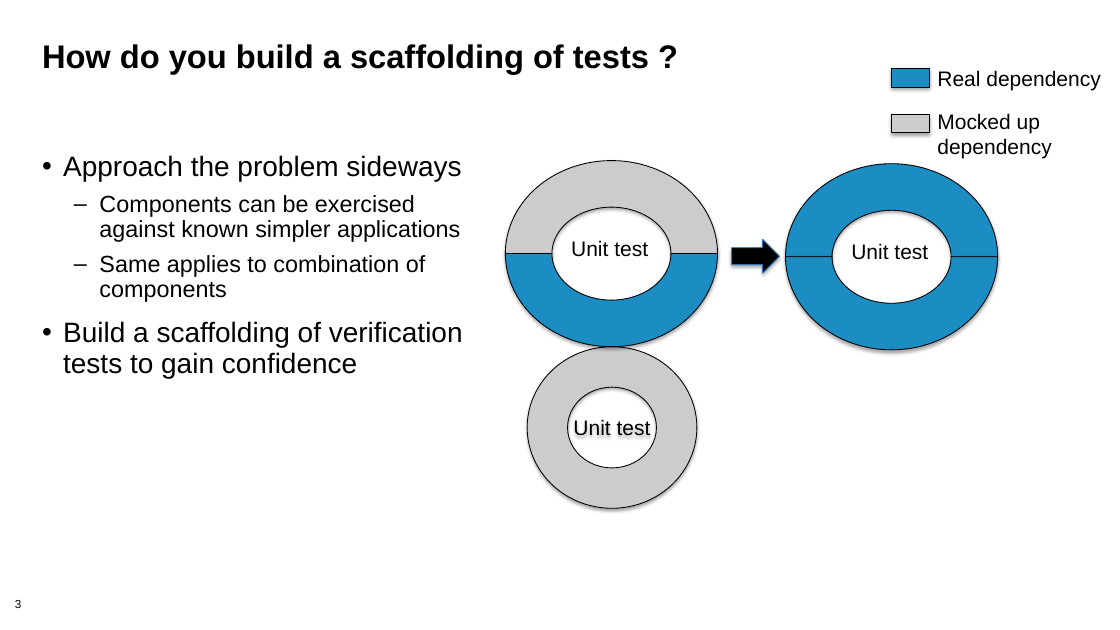
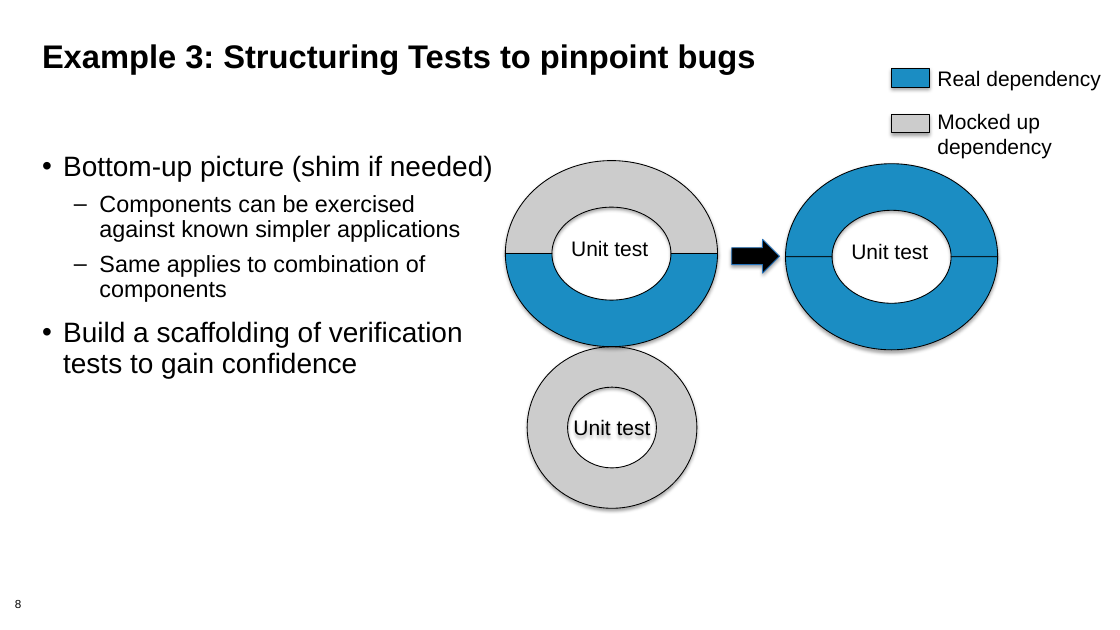
Before and after one commit to bssw-tutorial/presentations, a slide deck: slide 8 of testing2.pptx (slide 3 before the commit). Drawn at 1120x630 pixels with LibreOffice and Linux fonts; fonts in the diff are those of the drawing; background and template pictures are left out. Boxes give left, top, right and bottom in pixels: in the first picture for what was removed or moved away, otherwise in the second. Text is boxed around its words. In the diff, an @@ line names an element or a change of style, - is before the commit and + after.

```diff
--- a/testing2.pptx
+++ b/testing2.pptx
@@ title at (x1=42, y1=44, x2=756, y2=74): text changed @@
-How do you build a scaffolding of tests ?
+Example 3: Structuring Tests to pinpoint bugs
@@ text at (x1=63, y1=155, x2=493, y2=181): text changed @@
-• Approach the problem sideways
+• Bottom-up picture (shim if needed)
@@ page number at (x1=15, y1=600, x2=21, y2=608): text changed @@
-3
+8
```
Also in this commit, not shown: 7 other slides changed, 6 slides added.
